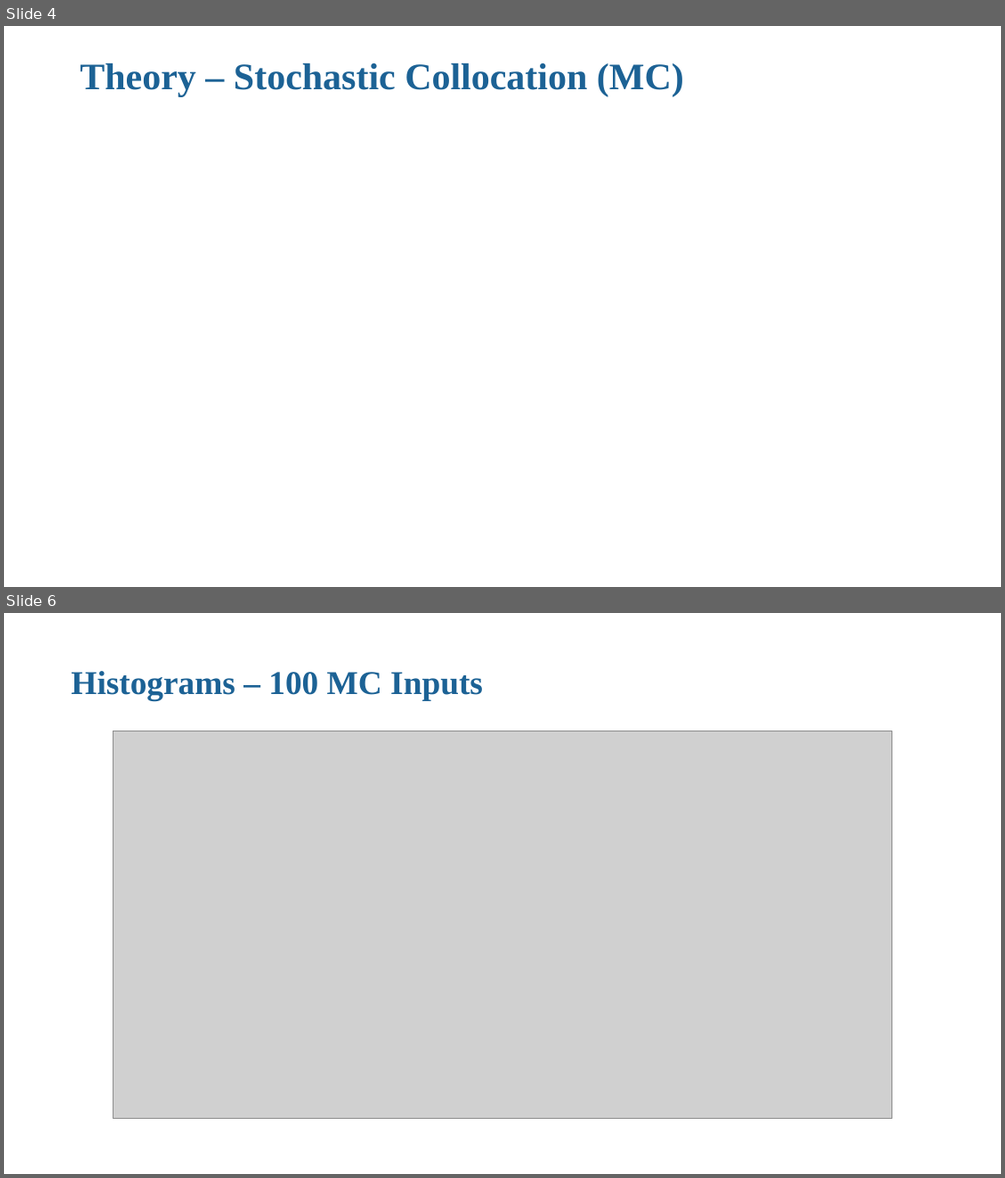
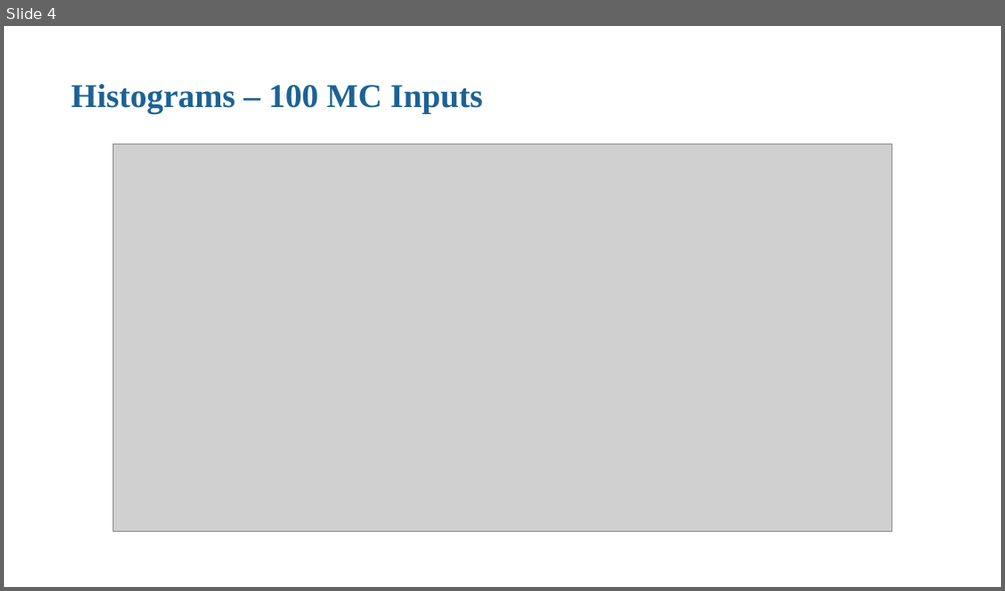
Before and after one commit to trutheresy/UQ-2D-Metamaterials, a slide deck: UQ_2D_metamaterials_update.pptx. Shown one above the other, each under a label of ours: slides 4 and 6 before the commit, slide 4 after it; the slides between them are not shown. The pictures are 1005x1178 and 1005x591 pixels, drawn with LibreOffice and Linux fonts; fonts in the diff are those of the drawing; grey boxes stand for pictures; background and template pictures are left out. Boxes give left, top, right and bottom in pixels: in the first picture for what was removed or moved away, otherwise in the second. Text is boxed around its words. In the diff, an @@ line names an element or a change of style, - is before the commit and + after.

```diff
--- a/UQ_2D_metamaterials_update.pptx
+++ b/UQ_2D_metamaterials_update.pptx
@@ slide 4 removed at (4,26,1001,587), background #FFFFFF @@
@@ title removed at (80,63,684,96) @@
-Theory – Stochastic Collocation (MC)
@@ what was slide 6 is now slide 4 @@
```
Also in this commit, not shown: 1 other slide removed.
